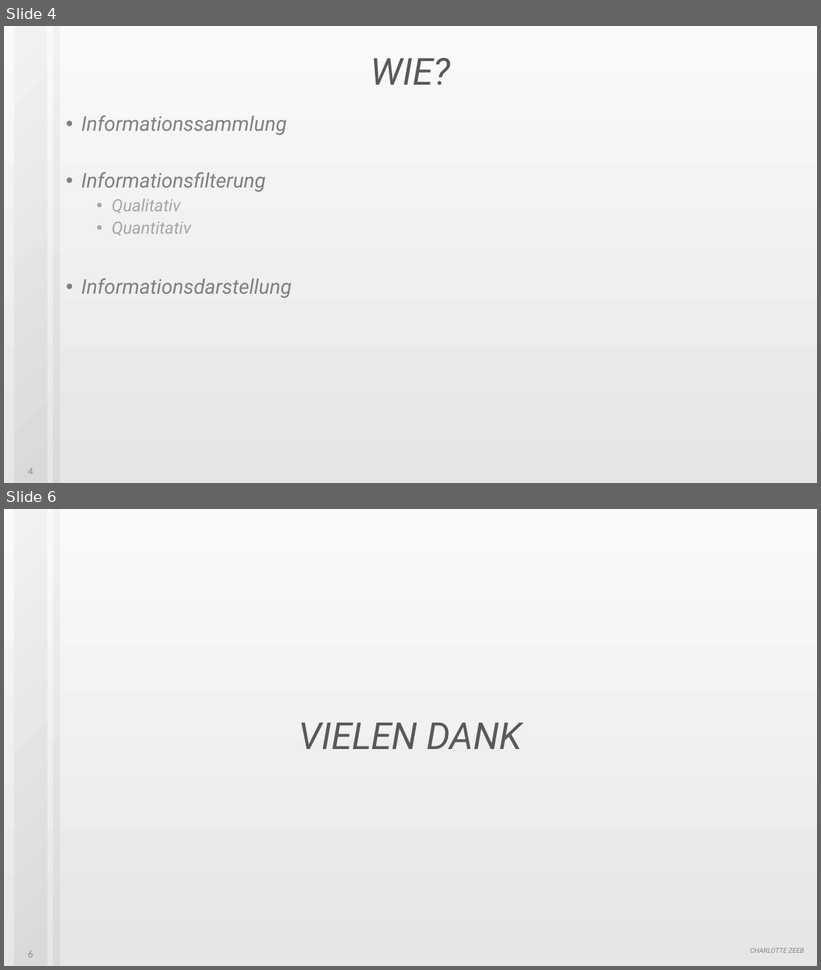
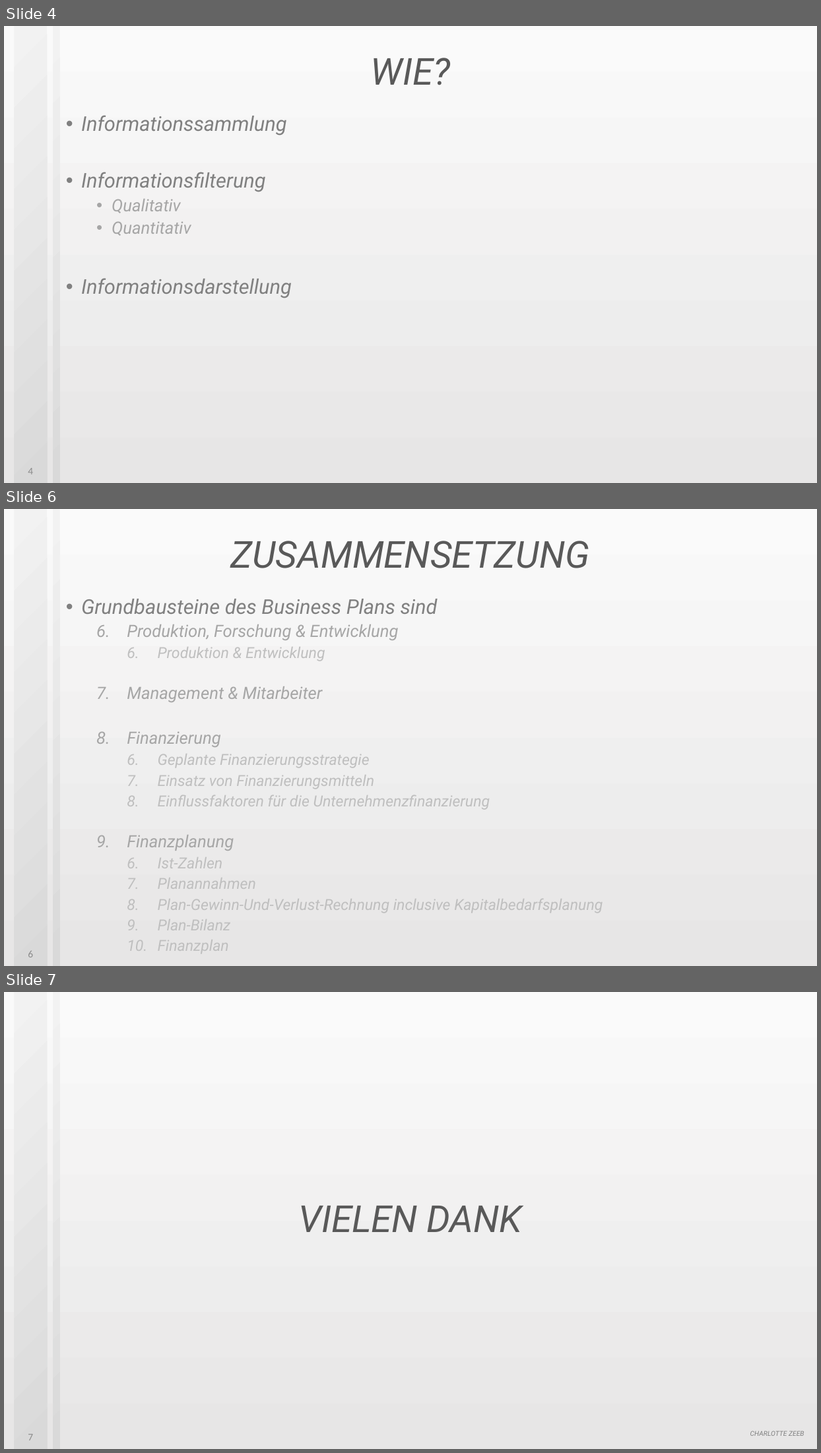
Before and after one commit to JMFootBallPlyr/Hard-drive-system-, a slide deck: APPR/UF/presents/Businessplan01.pptx. Shown one above the other, each under a label of ours: slides 4 and 6 before the commit, slides 4, 6 and 7 after it; the slides between them are not shown. The pictures are 821x970 and 821x1453 pixels, drawn with LibreOffice and Linux fonts; fonts in the diff are those of the drawing. Boxes give left, top, right and bottom in pixels: in the first picture for what was removed or moved away, otherwise in the second. Text is boxed around its words. In the diff, an @@ line names an element or a change of style, - is before the commit and + after.

```diff
--- a/APPR/UF/presents/Businessplan01.pptx
+++ b/APPR/UF/presents/Businessplan01.pptx
@@ slide 6 added at [4, 509, 817, 966], background gradient #FAFAFA to #E7E6E6 @@
@@ rectangle added at [15, 509, 48, 966], fill gradient #D9D9D9 to #F2F2F2 @@
@@ rectangle added at [53, 509, 59, 966], fill gradient #D9D9D9 to #F2F2F2 @@
@@ title added at [231, 541, 590, 568], 44 pt, text #595959, italic @@
+ZUSAMMENSETZUNG
@@ text added at [81, 599, 603, 956], 18 pt, text #BFBFBF, italic @@
+• Grundbausteine des Business Plans sind
+  6. Produktion, Forschung & Entwicklung
+    6. Produktion & Entwicklung
+  7. Management & Mitarbeiter
+  8. Finanzierung
+    6. Geplante Finanzierungsstrategie
+    7. Einsatz von Finanzierungsmitteln
+    8. Einflussfaktoren für die Unternehmenzfinanzierung
+  9. Finanzplanung
+    6. Ist-Zahlen
+    7. Planannahmen
+    8. Plan-Gewinn-Und-Verlust-Rechnung inclusive Kapitalbedarfsplanung
+    9. Plan-Bilanz
+    10. Finanzplan
@@ page number added at [28, 951, 33, 958], 12 pt, text #8C8C8C @@
+6
@@ what was slide 6 is now slide 7 @@
@@ page number at [28, 1434, 33, 1441]: text changed @@
-6
+7
```
Also in this commit, not shown: 1 slide changed, 1 other slide added, 1 slide removed.
